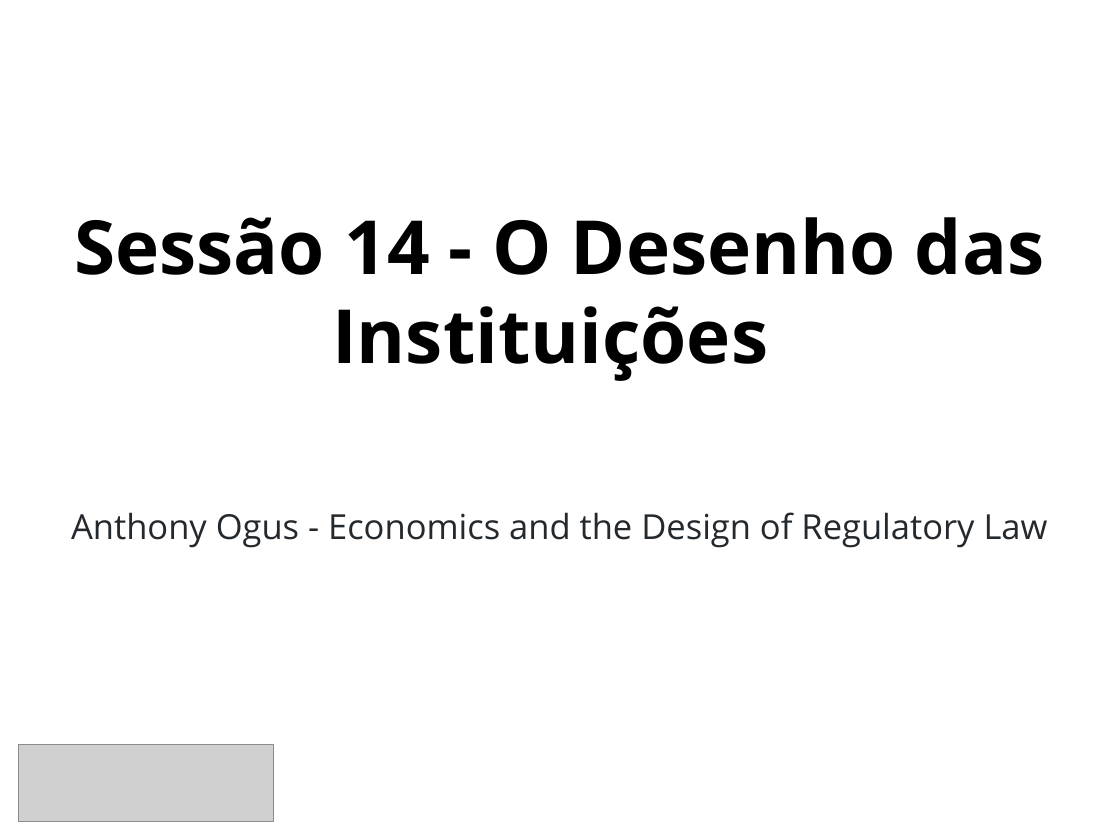
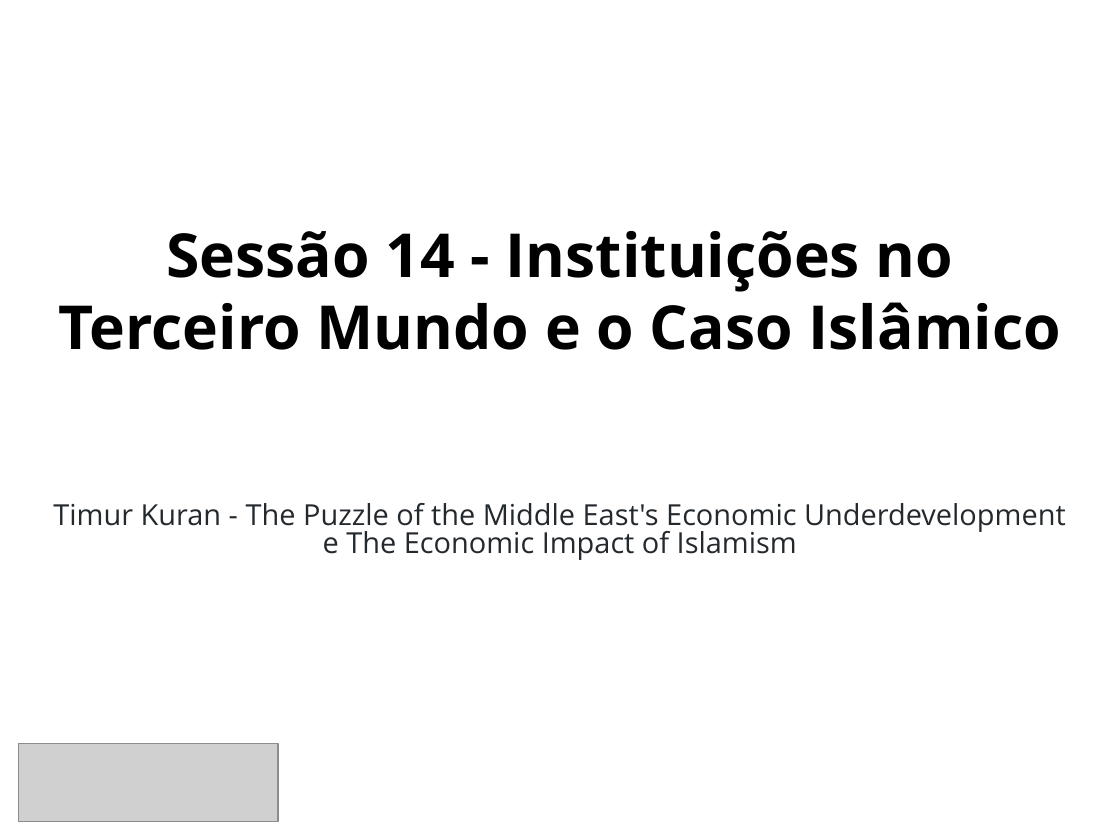
Before and after one commit to danilofreire/omma, a slide deck: slide 1 of sessoes-13-14/sessao-14.pptx. Drawn at 1120x840 pixels with LibreOffice and Linux fonts; fonts in the diff are those of the drawing; grey boxes stand for pictures. Boxes give left, top, right and bottom in pixels: in the first picture for what was removed or moved away, otherwise in the second. Text is boxed around its words. In the diff, an @@ line names an element or a change of style, - is before the commit and + after.

```diff
--- a/sessoes-13-14/sessao-14.pptx
+++ b/sessoes-13-14/sessao-14.pptx
@@ title at <box>59,231,1061,350</box>: text changed; size 48 to 39 pt @@
-Sessão 14 - O Desenho das Instituições
+Sessão 14 - Instituições no Terceiro Mundo e o Caso Islâmico
@@ subtitle at <box>53,503,1066,560</box>: text changed; size 22.2 to 18.6 pt @@
-Anthony Ogus - Economics and the Design of Regulatory Law
+Timur Kuran - The Puzzle of the Middle East's Economic Underdevelopment e The Economic Impact of Islamism
@@ picture: place and size @@
-picture at <box>19,745,274,821</box>
+picture at <box>19,744,279,822</box>
```
Also in this commit, not shown: 2 other slides changed, 20 slides added, 16 slides removed, 25 other files.
